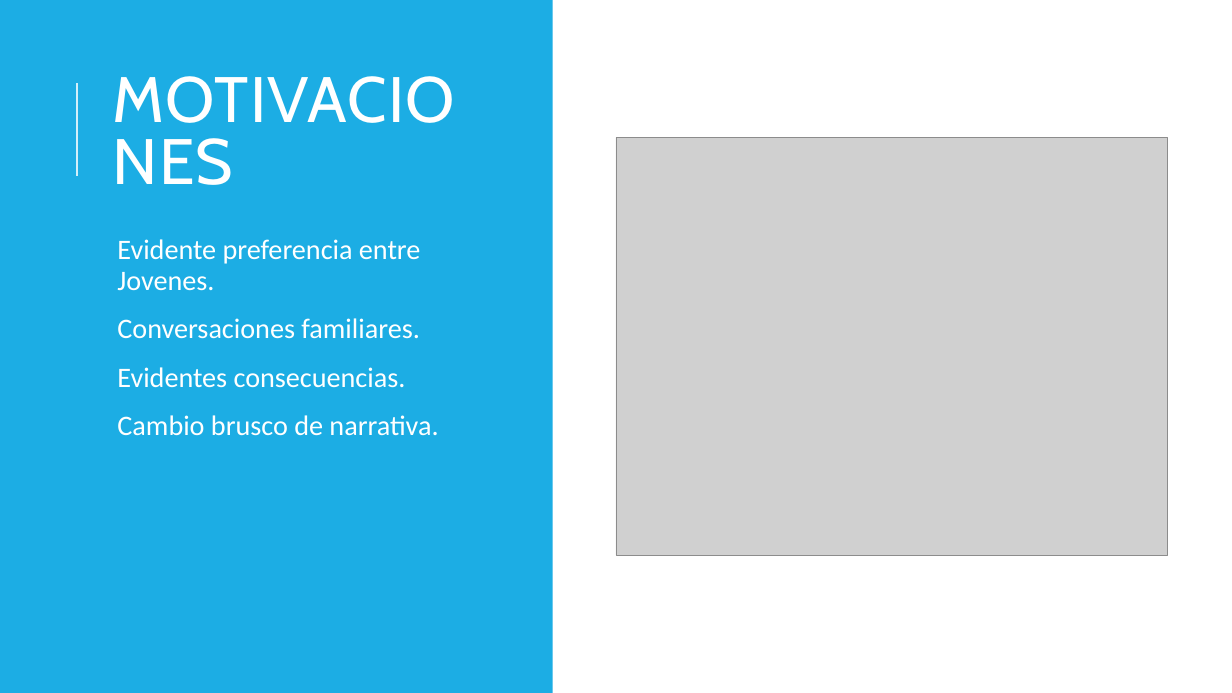
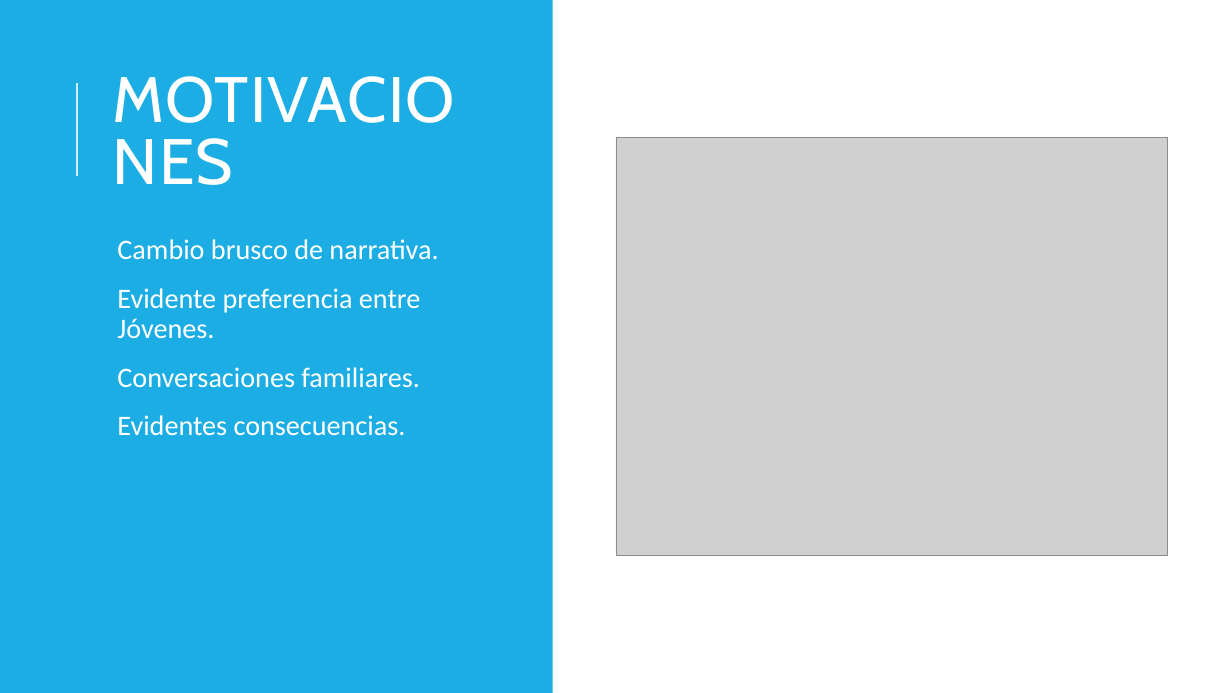
Before and after one commit to llasso05/Proyecto_Final_Modelos_Predictivos, a slide deck: slide 3 of Deliverables/PresentationFinal.pptx. Drawn at 1232x693 pixels with LibreOffice and Linux fonts; fonts in the diff are those of the drawing; grey boxes stand for pictures. Boxes give left, top, right and bottom in pixels: in the first picture for what was removed or moved away, otherwise in the second. Text is boxed around its words. In the diff, an @@ line names an element or a change of style, - is before the commit and + after.

```diff
--- a/Deliverables/PresentationFinal.pptx
+++ b/Deliverables/PresentationFinal.pptx
@@ text at [117,239,438,339]: text changed @@
-– Evidente preferencia entre Jovenes.
+– Cambio brusco de narrativa.
+– Evidente preferencia entre Jóvenes.
@@ text at [117,415,438,436]: paragraph removed @@
-– Cambio brusco de narrativa.
```
Also in this commit, not shown: 4 other slides changed, 1 other file.
